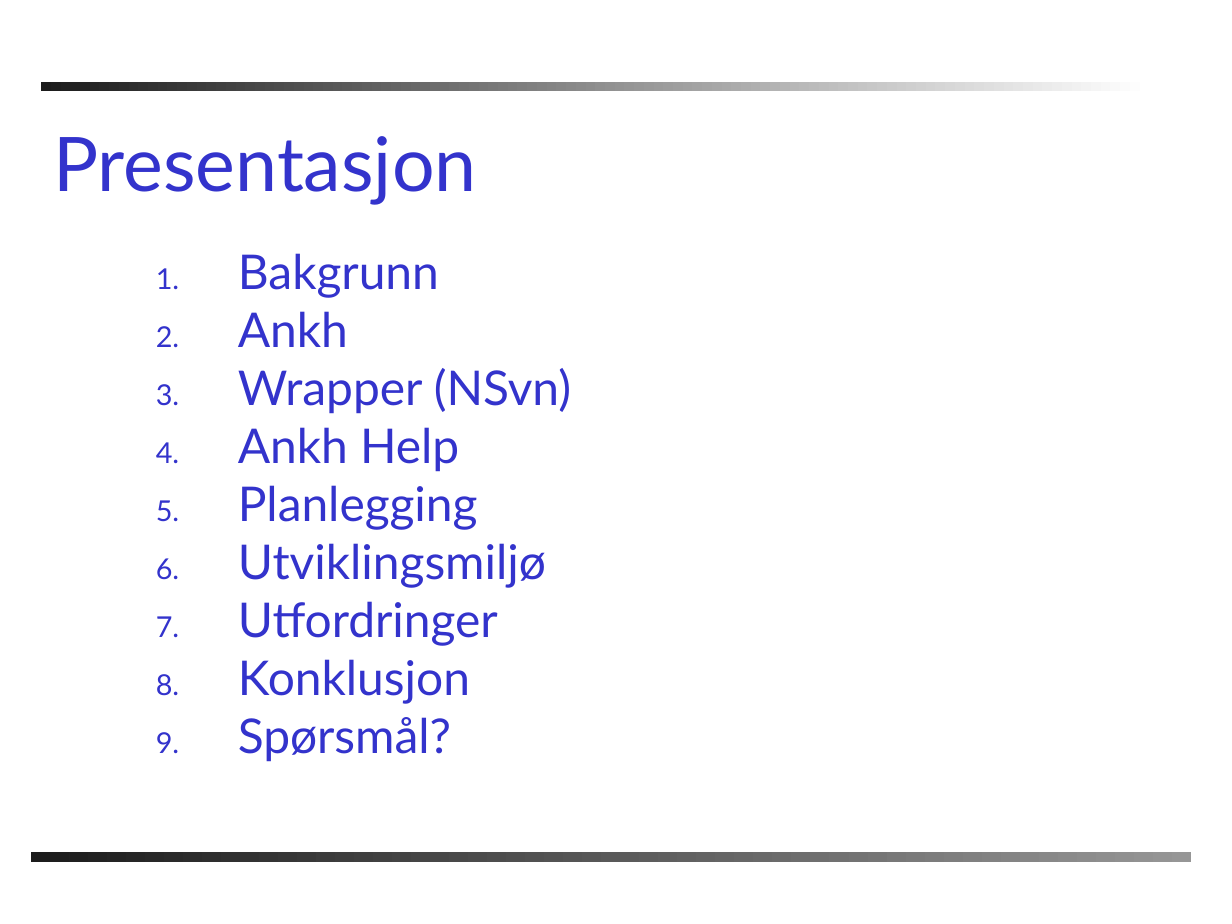
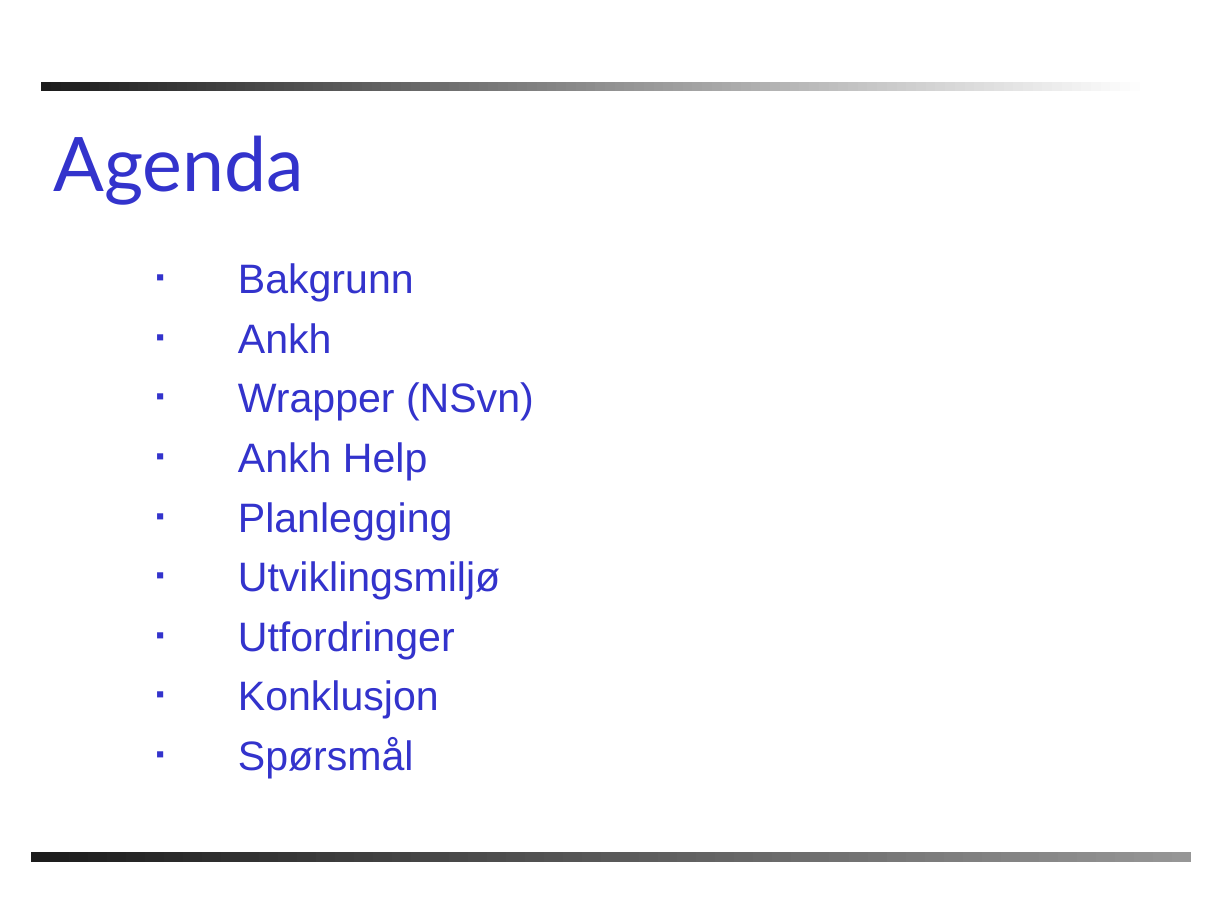
Before and after one commit to PhilJollans/AnkhSVN2019, a slide deck: slide 2 of doc/powerpoint/Subversion_addin_for_VS.NET.ppt. Drawn at 1232x924 pixels with LibreOffice and Linux fonts; fonts in the diff are those of the drawing; background and template pictures are left out. Boxes give left, top, right and bottom in pixels: in the first picture for what was removed or moved away, otherwise in the second. Text is boxed around its words. In the diff, an @@ line names an element or a change of style, - is before the commit and + after.

```diff
--- a/doc/powerpoint/Subversion_addin_for_VS.NET.ppt
+++ b/doc/powerpoint/Subversion_addin_for_VS.NET.ppt
@@ title at box(53, 135, 304, 204): text changed @@
-Presentasjon
+Agenda
@@ text at box(238, 263, 534, 719): size 28 to 24 pt, font Lato to Arial; bullet 1. to ▪; line spacing 0.8 to 1; less space between paragraphs @@
@@ text at box(238, 737, 414, 778): text changed; size 28 to 24 pt; font Lato to Arial @@
-9. Spørsmål?
+▪ Spørsmål
```
Also in this commit, not shown: 15 other slides changed, 2 slides added, 2 slides removed.
